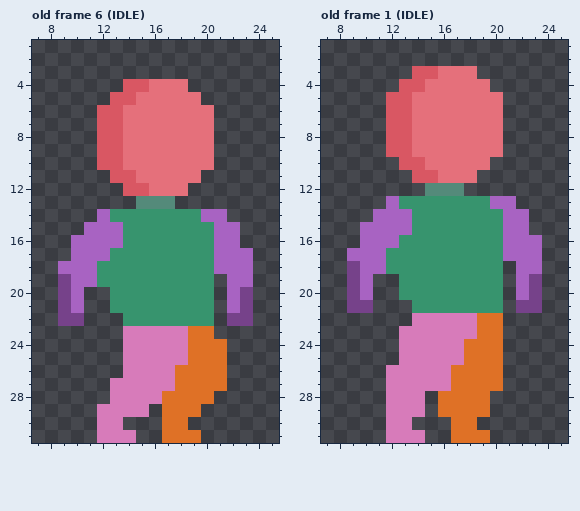
Two versions of one pixel-art file, Screenshots/base_anims.aseprite. The picture above is the old version.
32x32 pixels, 19 frames. Shown: old frame 6 (IDLE): x 7..25, y 1..31; old frame 1 (IDLE): x 7..25, y 1..31.
Now the later version:
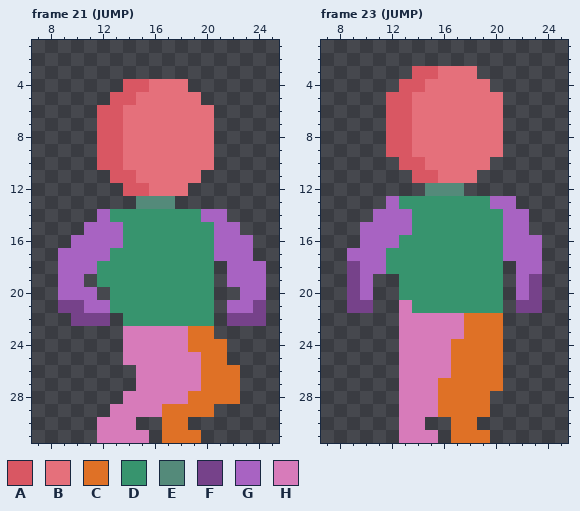
Palette (. is transparent): A #d95763  B #e5707b  C #df7126  D #37946e  E #548a7a  F #76428a  G #a863c2  H #d77bba
A new or re-ordered frame is compared with the old frame closest to it.
What changed:
frames 19 -> 23
Frame 21 (JUMP) is new; against old frame 6 (IDLE):
y 16: x 23 . -> G
y 17: x 9 . -> G
y 18: x 21 G -> .; x 24 . -> G
y 19: x 9 F -> G; x 11 G -> .; x 24 . -> G
y 20: x 9 F -> G; x 11 . -> G; x 22..24 GF. -> .GG
y 21: x 10..12 G.. -> FGG; x 23..24 F. -> GF
y 22: x 9 F -> .; x 11..12 .. -> FF; x 24 . -> F
y 25: x 19 C -> H
y 26: x 14 H -> .; x 18..19 CC -> HH; x 22 . -> C
y 27: x 13..14 HH -> ..; x 18..19 CC -> HH; x 22 . -> C
y 28: x 13 H -> .; x 17..18 CC -> HH; x 21..22 .. -> CC
y 29: x 12 H -> .; x 16 . -> H; x 20 . -> C
y 30: x 14 . -> H
y 31: x 15 . -> H
Frame 23 (JUMP) is new; against old frame 1 (IDLE), layer "Front leg":
y 21: x 13 . -> H
y 22: x 13 . -> H; x 18 H -> C
y 23: x 18 H -> C
y 24..25: x 17 H -> C
y 26: x 12 H -> .
y 27: x 12 H -> .; x 16 H -> C
y 28..29: x 12 H -> .; x 15 . -> H
y 30: x 12 H -> .; x 14 . -> H
y 31: x 12 H -> .; x 15 . -> H
